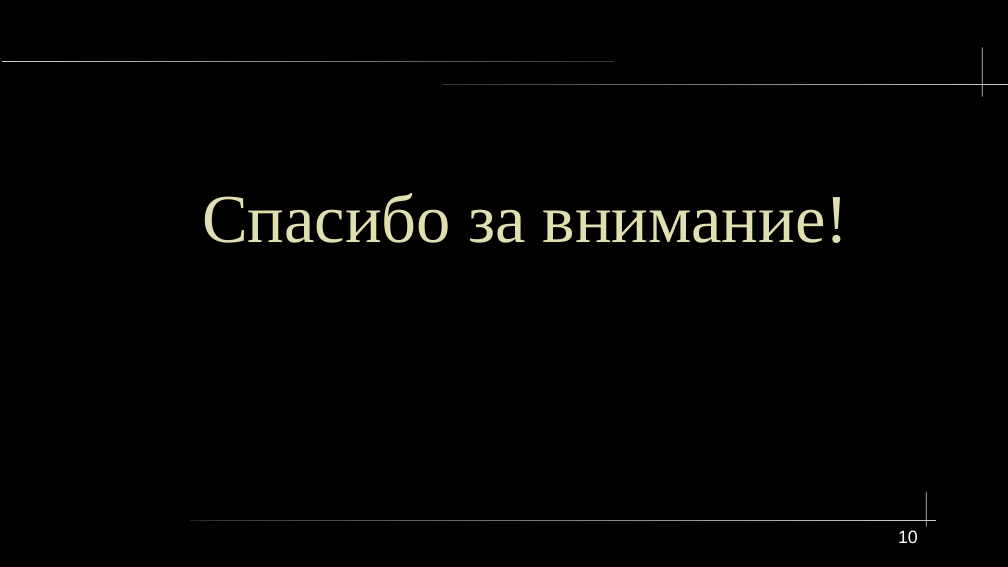
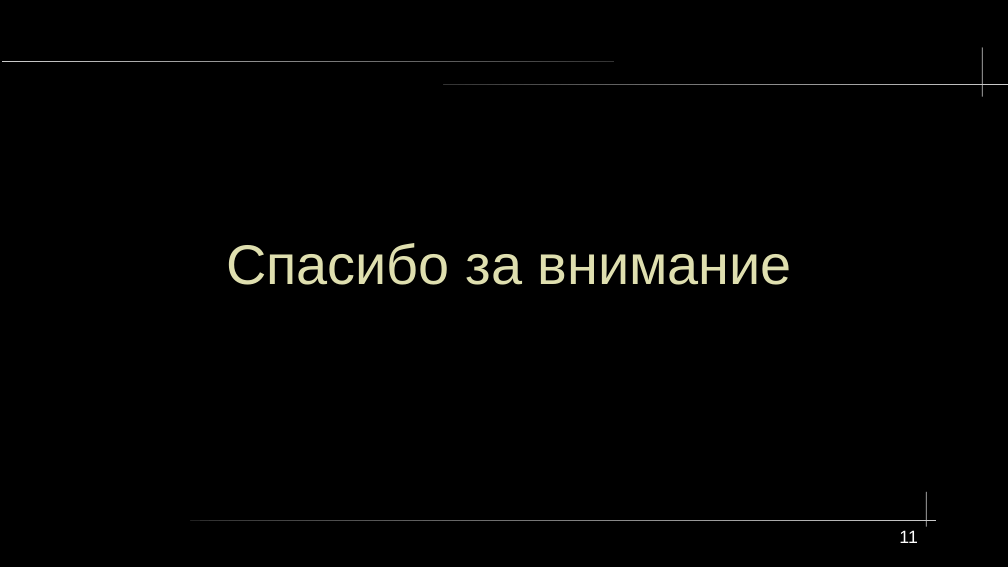
Before and after one commit to lxvevery1/LSTU_MAG, a slide deck: slide 11 of 5_1/BUSSINESS_IT_INFASTRUCTURE/3/ProjectOrg.odp (slide 10 before the commit). Drawn at 1008x567 pixels with LibreOffice and Linux fonts; fonts in the diff are those of the drawing. Boxes give left, top, right and bottom in pixels: in the first picture for what was removed or moved away, otherwise in the second. Text is boxed around its words. In the diff, an @@ line names an element or a change of style, - is before the commit and + after.

```diff
--- a/5_1/BUSSINESS_IT_INFASTRUCTURE/3/ProjectOrg.odp
+++ b/5_1/BUSSINESS_IT_INFASTRUCTURE/3/ProjectOrg.odp
@@ text at (226,243,792,285): text changed; size 54 to 44 pt; font Times New Roman to Arial @@
-Спасибо за внимание!
+Спасибо за внимание
@@ page number at (899,530,917,543): text changed @@
-10
+11
```
Also in this commit, not shown: 2 slides added, 1 slide removed, 4 other files.
